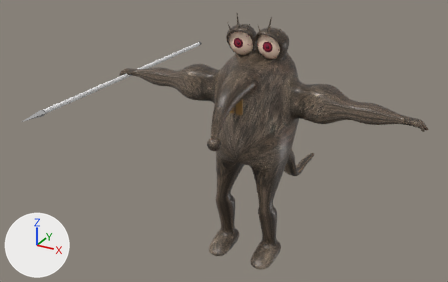
An edit to the FBX model Sandy the royal escape/Assets/Animations/Enemy/Attack/Royal Rat Attack (Spear).fbx, drawn before and after from the same camera.
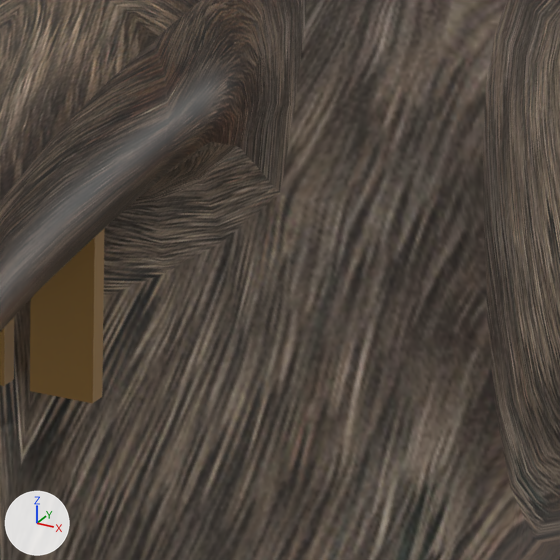
There are two pictures of each version: one whole from a 50 mm camera at (6.44, -13.61, 9.66) aimed at (-0.82, -0.4, 3.06), one close up on the part from 52% to 64% of the width and 27% to 46% of the height. Every picture has the same lights, and +X, +Y and +Z are marked at lower left. Where no turn or scale is listed for an object, it has been applied to the vertices.
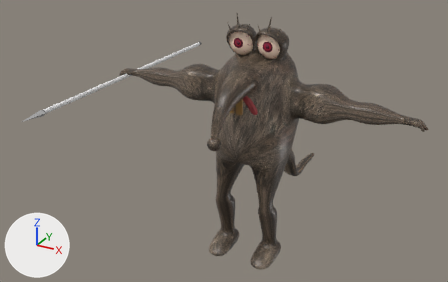
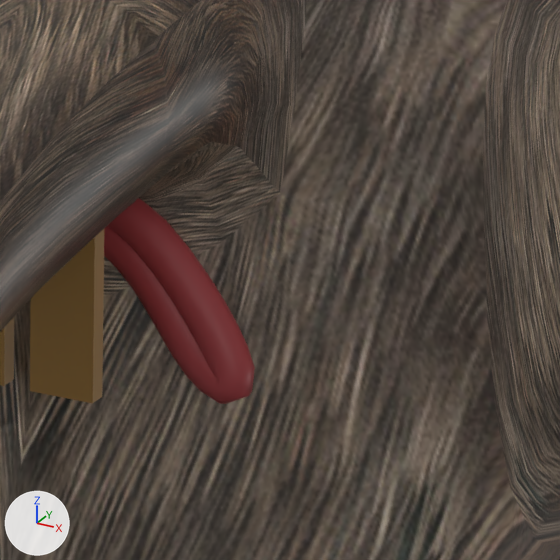
Location of each change, (x1, y1, x2, y2) in pixels of the close-ups (560 x 560 px):
part 1 of me_cube_001, added (brown): after (104, 198, 255, 404)

The change, as a list of edits to the scene's bpy script:
```text
Change me_cube_001:
    used by ob_cube; location = (0.0, 0.0, 0.793)
    remove me_cube_001.from_pydata(...)  # 8014 vertices, 7986 faces; spans x -4.27..4.27, y -2.53..4.65, z -0.79..5.71
    add me_cube_001.from_pydata(...)  # 8338 vertices, 8320 faces; spans x -4.27..4.27, y -2.53..4.65, z -0.79..5.71
    me_cube_001 part 1: 324 vertices added at x 0.0..0.5, y -1.21..-1.04, z 3.49..3.97
```
